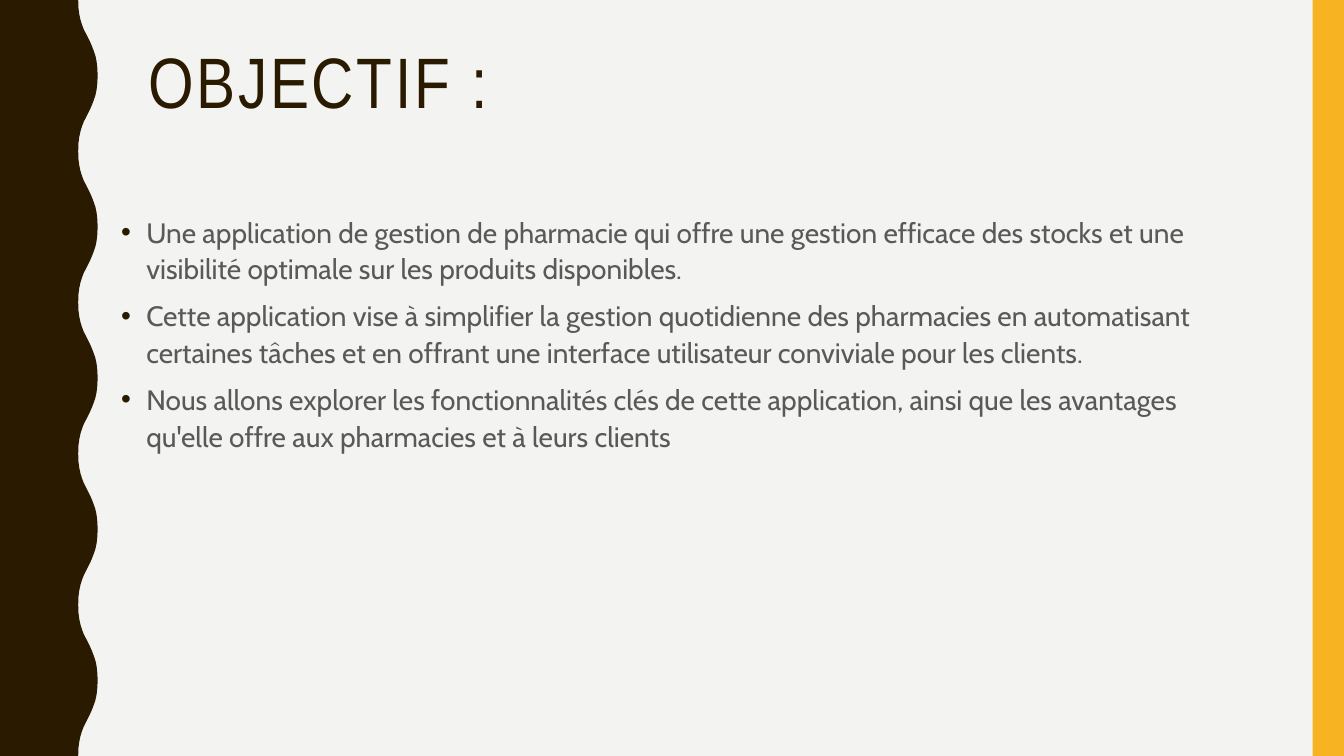
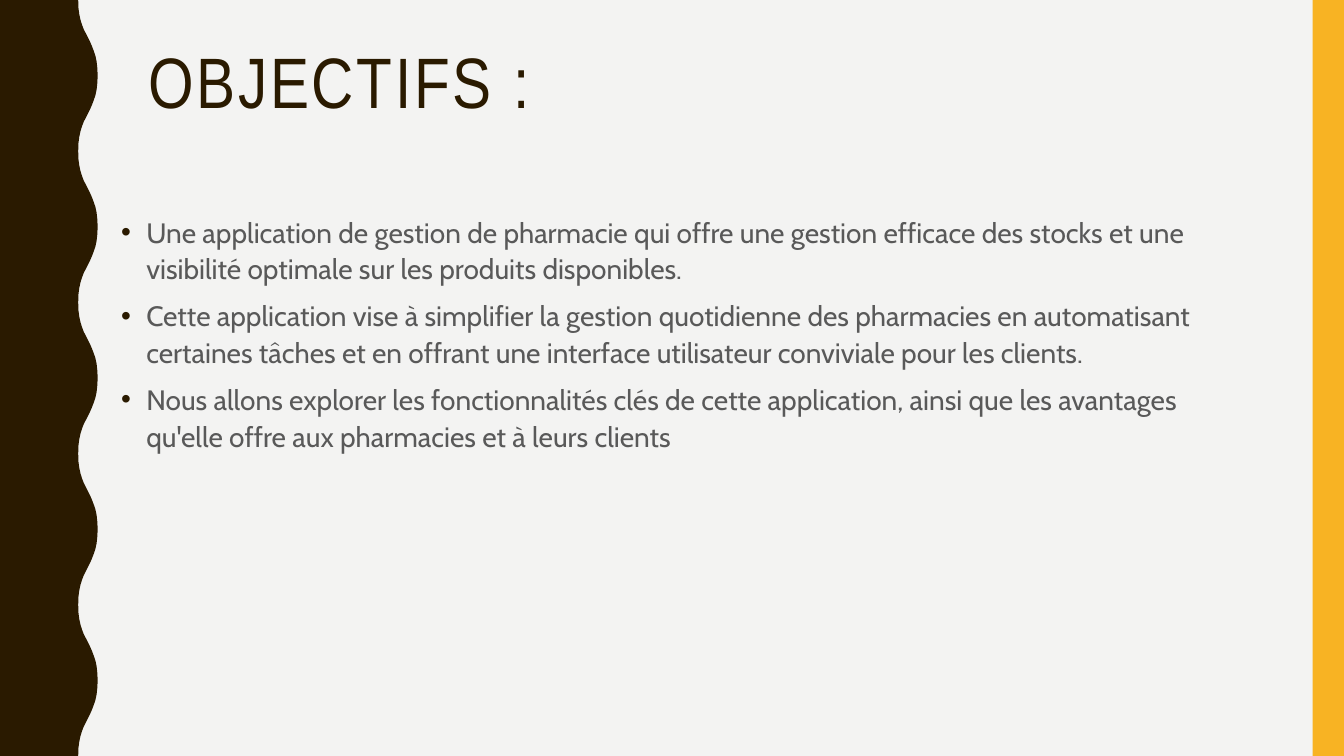
Before and after one commit to rami-mehaibia/Application-de-gestion-de-pharmacie., a slide deck: slide 3 of 1er Présentation.pptx. Drawn at 1344x756 pixels with LibreOffice and Linux fonts; fonts in the diff are those of the drawing. Boxes give left, top, right and bottom in pixels: in the first picture for what was removed or moved away, otherwise in the second. Text is boxed around its words. In the diff, an @@ line names an element or a change of style, - is before the commit and + after.

```diff
--- a/1er Présentation.pptx
+++ b/1er Présentation.pptx
@@ title at <box>148,58,492,109</box>: text changed @@
-OBJECTIF :
+OBJECTIFS :
```
Also in this commit, not shown: 3 other slides changed.
